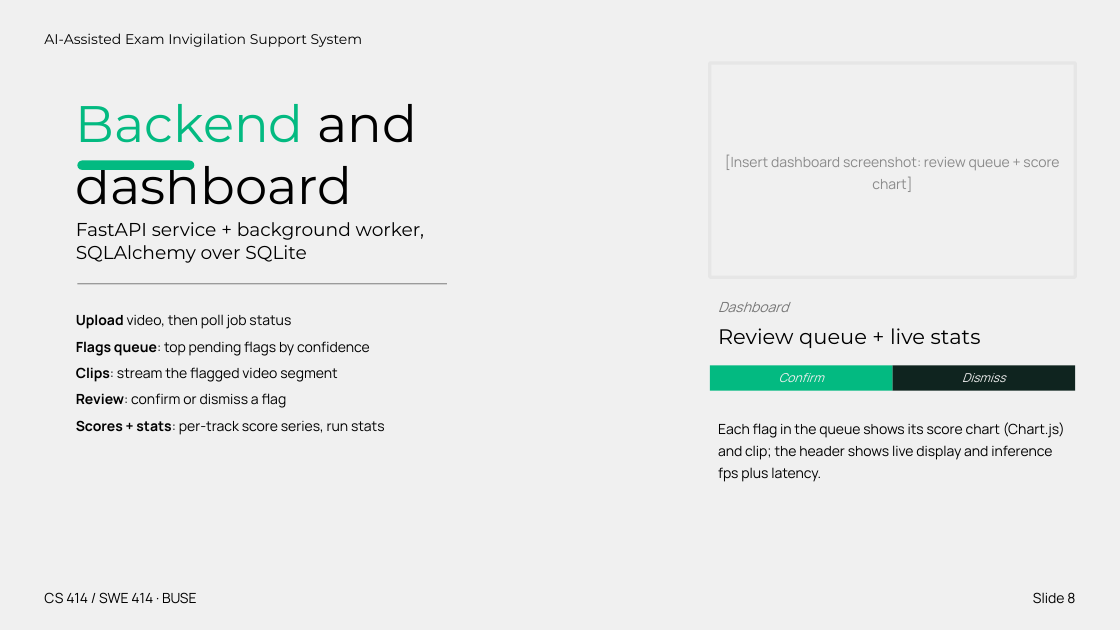
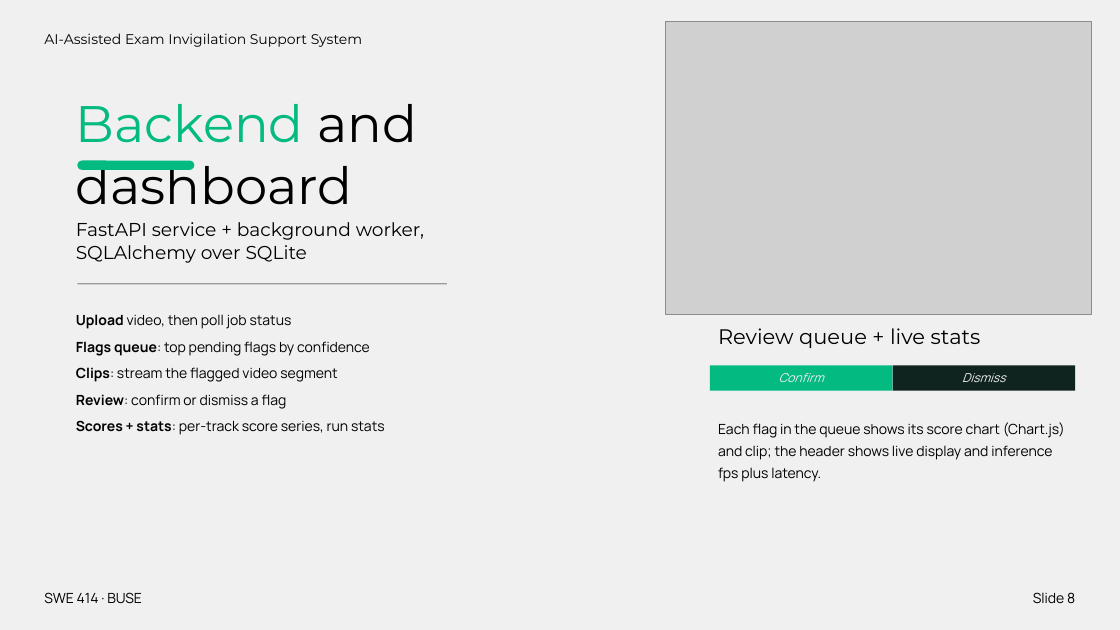
Before and after one commit to sehmaluva/invigilation_system, a slide deck: slide 8 of ai-exam-invigilation.pptx. Drawn at 1120x630 pixels with LibreOffice and Linux fonts; fonts in the diff are those of the drawing; grey boxes stand for pictures. Boxes give left, top, right and bottom in pixels: in the first picture for what was removed or moved away, otherwise in the second. Text is boxed around its words. In the diff, an @@ line names an element or a change of style, - is before the commit and + after.

```diff
--- a/ai-exam-invigilation.pptx
+++ b/ai-exam-invigilation.pptx
@@ picture added at (666,22,1092,314) @@
@@ rectangle removed at (710,63,1075,277) @@
-[Insert dashboard screenshot: review queue + score chart]
@@ text "Dashboard" rewrapped from (718,302,788,312) to (718,314,788,315) @@
@@ text at (44,592,142,604): text changed @@
-CS 414 / SWE 414 · BUSE
+SWE 414 · BUSE
```
Also in this commit, not shown: 11 other slides changed, 1 slide removed, 1 other file.
